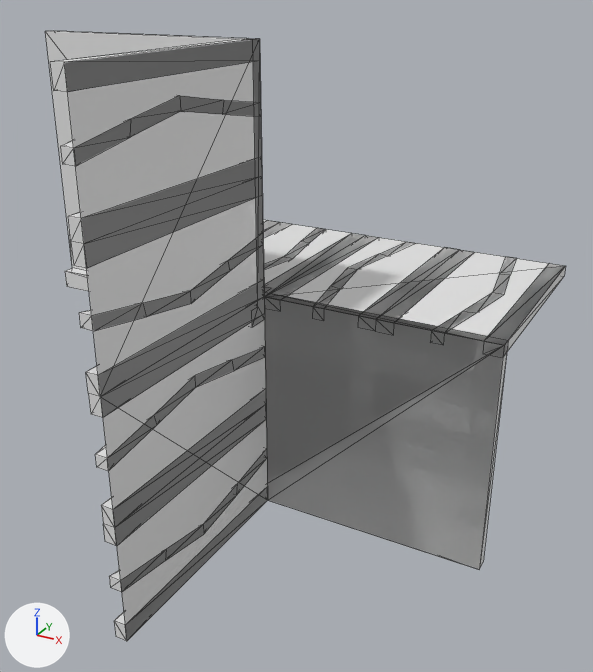
One commit to the OBJ model Data/bmc/tiles/t_172.obj: the scene before it, then after it.
Both versions are drawn from a camera (50 mm lens) standing at (0.821, -1.355, 0.606) and looking at (0.074, 0.004, -0.074). The lights are fixed; the arrows at lower left show +X, +Y and +Z. Mesh edges are drawn as thin lines. Where no turn or scale is listed for an object, it has been applied to the vertices.

Script lines for the objects in view, before the commit:
```python
me_t_172 = bpy.data.meshes.new('t_172')
me_t_172.from_pydata(...)  # 285 vertices, 532 faces; spans x -0.5..0.5, y -0.5..0.5, z -0.5..0.5
ob_t_172 = bpy.data.objects.new('t_172', me_t_172)
ob_t_172.location = (0.0, 0.0, 0.0)
```
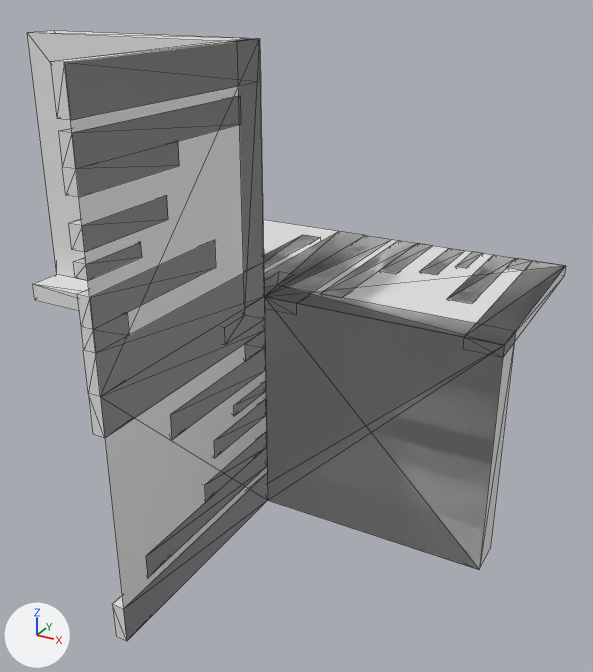
Patch to the scene script:
```diff
--- a/Data/bmc/tiles/t_172.obj.py
+++ b/Data/bmc/tiles/t_172.obj.py
@@ me_t_172 @@
 # used by ob_t_172; location = (0.0, 0.0, 0.0)
-me_t_172.from_pydata(...)  # 285 vertices, 532 faces; spans x -0.5..0.5, y -0.5..0.5, z -0.5..0.5
+me_t_172.from_pydata(...)  # 245 vertices, 438 faces; spans x -0.5..0.5, y -0.5..0.5, z -0.5..0.5
+# me_t_172 part 1: a new loose piece, a box spanning x -0.025..0.0, y -0.5..-0.3, z 0.237..0.277
+# me_t_172 part 2: a new loose piece, a box spanning x -0.025..0.0, y -0.126..0.0, z -0.218..-0.193
+# me_t_172 part 3: a new loose piece, a box spanning x -0.025..0.0, y -0.5..-0.374, z 0.193..0.218
+# me_t_172 part 4: a new loose piece, a box spanning x -0.025..0.0, y -0.2..0.0, z -0.277..-0.237
+# me_t_172 part 5: a new loose piece, a box spanning x 0.282..0.307, y 0.374..0.5, z -0.025..0.0
+# me_t_172 part 6: a new loose piece, a box spanning x 0.223..0.263, y 0.3..0.5, z -0.025..0.0
+# me_t_172 part 7: the loose piece of 20 vertices spanning x -0.025..0.0, y -0.5..0.0, z -0.429..-0.362 is rebuilt with 14 vertices and now spans x -0.025..0.0, y -0.429..0.0, z -0.408..-0.318
+# me_t_172 part 8: the loose piece of 20 vertices spanning x 0.071..0.138, y 0.0..0.5, z -0.025..0.0 is rebuilt with 14 vertices and now spans x 0.092..0.182, y 0.071..0.5, z -0.025..0.0
+# me_t_172 part 9: the loose piece of 20 vertices spanning x -0.025..0.0, y -0.5..0.0, z 0.363..0.429 is rebuilt with 14 vertices and now spans x -0.025..0.0, y -0.5..-0.071, z 0.318..0.408
+# me_t_172 part 10: the loose piece of 20 vertices spanning x -0.138..-0.071, y 0.0..0.5, z -0.025..0.0 is rebuilt with 14 vertices and now spans x -0.182..-0.092, y 0.0..0.429, z -0.025..0.0
+# me_t_172 part 11: the loose piece of 12 vertices spanning x 0.213..0.287, y 0.0..0.5, z -0.025..0.0 is deleted
+# me_t_172 part 12: the loose piece of 12 vertices spanning x -0.025..0.0, y -0.5..0.0, z -0.287..-0.212 is deleted
+# me_t_172 part 13: the loose piece of 12 vertices spanning x -0.025..0.0, y -0.5..0.0, z 0.213..0.288 is deleted
+# me_t_172 part 14: 128 vertices removed from x -0.5..0.5, y -0.5..0.5, z -0.5..0.5; 96 vertices added at x -0.5..0.5, y -0.5..0.5, z -0.5..0.5
```

What differs and where, as boxes [x1, y1, x2, y2] in the pictures (593 x 672 px; the box of a moved part takes in the faces that stretch with it):
't_172', reshaped
    before: [45, 31, 566, 641]
    after: [27, 31, 566, 641]
part 1 of me_t_172, added
    after: [69, 196, 168, 252]
part 2 of me_t_172, added
    after: [234, 382, 266, 415]
part 3 of me_t_172, added
    after: [73, 243, 142, 280]
part 4 of me_t_172, added
    after: [214, 399, 266, 458]
part 5 of me_t_172, added
    after: [456, 252, 482, 268]
part 6 of me_t_172, added
    after: [420, 248, 464, 275]
part 7 of me_t_172, rebuilt
    before: [109, 449, 267, 592]
    after: [146, 432, 267, 577]
part 8 of me_t_172, rebuilt
    before: [312, 242, 414, 320]
    after: [321, 240, 432, 298]
part 9 of me_t_172, rebuilt (9% narrower, 44% taller)
    before: [60, 96, 261, 166]
    after: [58, 96, 241, 197]
part 10 of me_t_172, rebuilt
    before: [264, 228, 324, 270]
    after: [263, 235, 320, 268]
part 11 of me_t_172, deleted
    before: [358, 249, 472, 334]
part 12 of me_t_172, deleted
    before: [101, 390, 266, 546]
part 13 of me_t_172, deleted
    before: [68, 157, 262, 268]
part 14 of me_t_172, moved or reshaped
    before: [45, 31, 564, 641]
    after: [27, 31, 564, 641]
